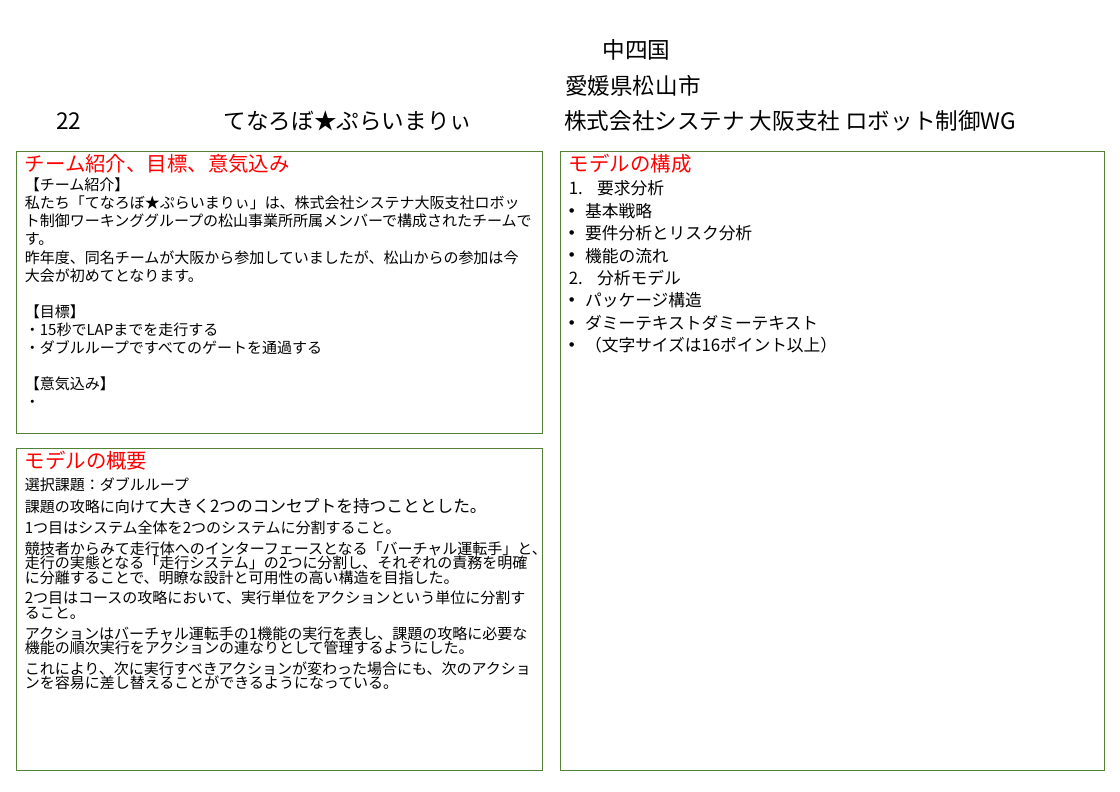
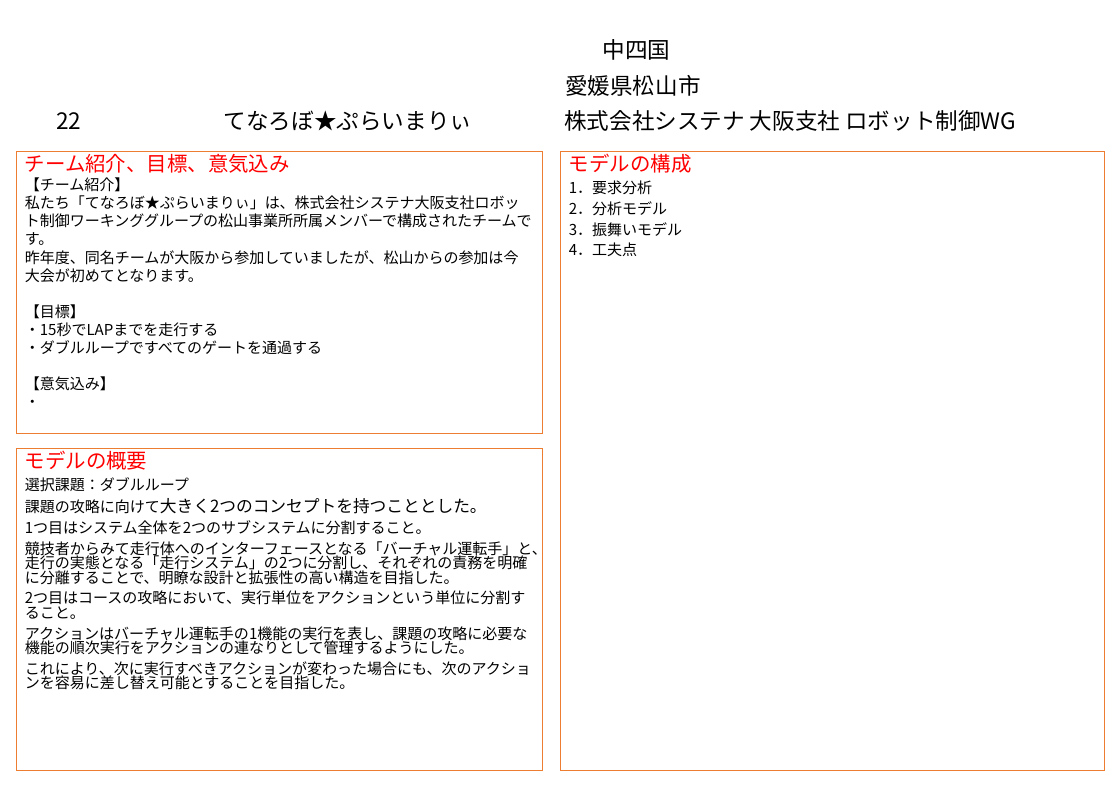
Before and after one commit to miyoshiyuu-systena/tenarobo-primary-mil-2025, a slide deck: slide 1 of model/【モデル図】てなろぼ★ぷらいまりぃ_2025.pptx. Drawn at 1120x792 pixels with LibreOffice and Linux fonts; fonts in the diff are those of the drawing; background and template pictures are left out. Boxes give left, top, right and bottom in pixels: in the first picture for what was removed or moved away, otherwise in the second. Text is boxed around its words. In the diff, an @@ line names an element or a change of style, - is before the commit and + after.

Commit message:
[Update]モデルを更新

```diff
--- a/model/【モデル図】てなろぼ★ぷらいまりぃ_2025.pptx
+++ b/model/【モデル図】てなろぼ★ぷらいまりぃ_2025.pptx
@@ outline #548235 0.75 pt to #ED7D31 0.75 pt in 3 elements at (x1=16, y1=152, x2=542, y2=434), (x1=16, y1=449, x2=542, y2=770), (x1=560, y1=152, x2=1104, y2=770) @@
@@ text in rectangle at (x1=569, y1=180, x2=682, y2=256): text changed; size 17.8 to 16 pt @@
-1. 要求分析
-• 基本戦略
-• 要件分析とリスク分析
-• 機能の流れ
-2. 分析モデル
-• パッケージ構造
-• ダミーテキストダミーテキスト
-• （文字サイズは16ポイント以上）
+1．要求分析
+2．分析モデル
+3．振舞いモデル
+4．工夫点
@@ text in rectangle at (x1=25, y1=520, x2=547, y2=585): text changed @@
-1つ目はシステム全体を2つのシステムに分割すること。
-競技者からみて走行体へのインターフェースとなる「バーチャル運転手」と、走行の実態となる「走行システム」の2つに分割し、それぞれの責務を明確に分離することで、明瞭な設計と可用性の高い構造を目指した。
+1つ目はシステム全体を2つのサブシステムに分割すること。
+競技者からみて走行体へのインターフェースとなる「バーチャル運転手」と、走行の実態となる「走行システム」の2つに分割し、それぞれの責務を明確に分離することで、明瞭な設計と拡張性の高い構造を目指した。
@@ text in rectangle at (x1=25, y1=661, x2=531, y2=690): text changed @@
-これにより、次に実行すべきアクションが変わった場合にも、次のアクションを容易に差し替えることができるようになっている。
+これにより、次に実行すべきアクションが変わった場合にも、次のアクションを容易に差し替え可能とすることを目指した。
```
Also in this commit, not shown: 3 other slides changed, 8 other files.
